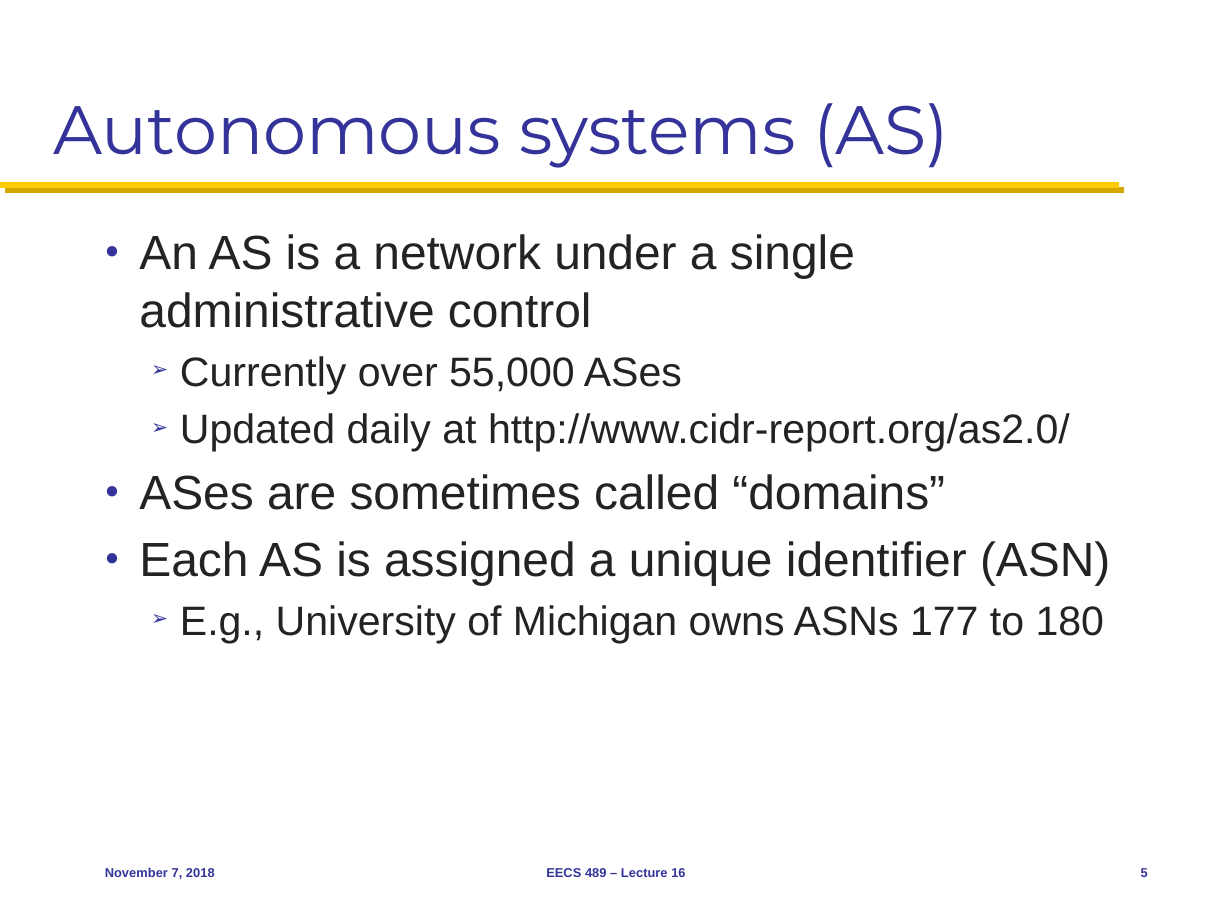
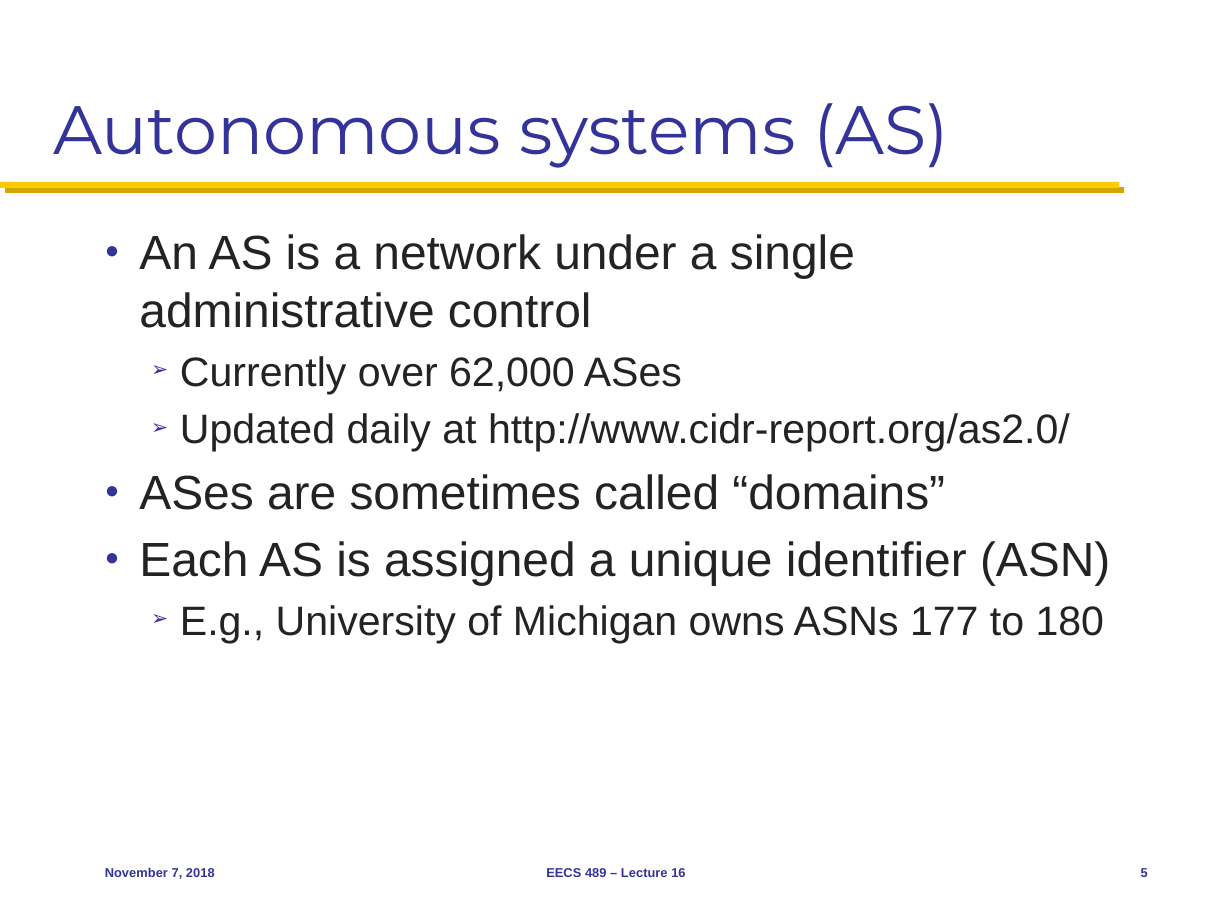
Before and after one commit to mosharaf/eecs489, a slide deck: slide 5 of Slides/110718.pptx. Drawn at 1232x924 pixels with LibreOffice and Linux fonts; fonts in the diff are those of the drawing. Boxes give left, top, right and bottom in pixels: in the first picture for what was removed or moved away, otherwise in the second. Text is boxed around its words. In the diff, an @@ line names an element or a change of style, - is before the commit and + after.

Commit message:
Updated to Nov 7 slides

```diff
--- a/Slides/110718.pptx
+++ b/Slides/110718.pptx
@@ text at bbox=[180, 356, 682, 394]: text changed @@
-  ➢ Currently over 55,000 ASes
+  ➢ Currently over 62,000 ASes
```
